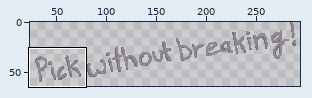
One commit to this pixel-art file: lockdeck/assets/menus/tutorial_text.aseprite. Above: a wide view before the commit, with the close-up outlined.
Close-up. Old version:
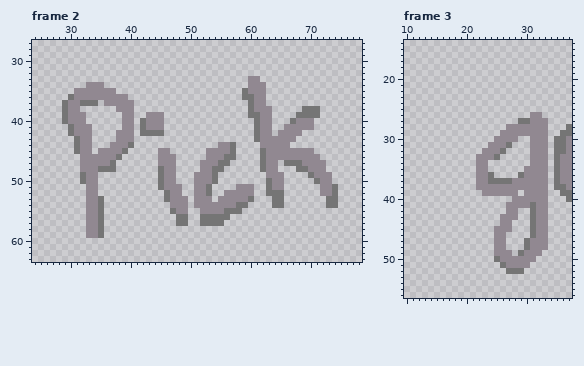
320x64 pixels, 4 frames. Shown: frame 2: x 24..78, y 27..63; frame 3: x 10..37, y 14..56. The wide view leaves out empty margins.
Once edited:
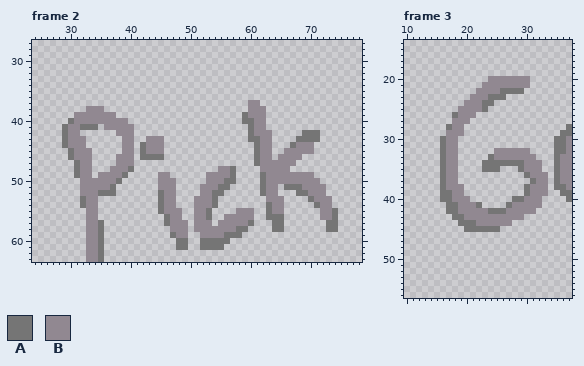
Palette (. is transparent): A #757575  B #918891
Diff:
--- frame 2, layers "Layer 2", "Layer 1"
@@ x 24..78 @@
 32 .......................................................
-33 ....................................BB.................
-34 .........BBB........................BBB................
-35 .......BBBBBBB.....................ABBB................
-36 ......ABBBBBBBBB...................AABB................
-37 .....ABBAAA.BBBBB...................ABB................
-38 .....ABB......BBB...................ABBB.....AAA.......
-39 .....ABBB......BB..BBB..............AABB....AAAA.......
-40 .....ABBB......BB.ABBB...............ABB...ABBB........
-41 ......ABBB.....BB.ABBB...............ABB..BBBBB........
-42 ......ABBB....BBB.AAAA...............ABB.BBBB..........
-43 .......ABB....BBB....................ABBBBBB...........
-44 .......ABB...BBBA..............BBA....BBBBB............
-45 .......ABB.BBBBA.....BB......BBBBA....ABBBBBBBB........
-46 ........BBBBBBA......BBB.....BBBAA....ABBBBBBBBB.......
-47 ........BBBBBA.......BBB....BBBAA.....ABB.AAABBBB......
-48 ........BBBAAA.......ABB....BBAA......ABB...AABBB......
-49 ........ABB..........ABB...BBBA........BBB....ABBB.....
-50 ........ABB..........ABB...BBBA........ABB.....ABB.....
-51 .........BB..........ABBB..BBA....BBB..ABB......BBA....
-52 .........BB...........ABB..BBA..BBBBB..AAA......BBA....
-53 .........BBA..........ABBB.BBB.BBBBBA...AA.......AA....
-54 .........BBA...........BBB.BBBBBBBAA....AA.......AA....
-55 .........BBA...........ABB..BBBBAAA....................
-56 .........BBA............AA..AAAAA......................
-57 .........BBA............AA..AAAA.......................
-58 .........BBA...........................................
-59 .........BBA...........................................
-60 .......................................................
-61 .......................................................
-62 .......................................................
-63 .......................................................
+33 .......................................................
+34 .......................................................
+35 .......................................................
+36 .......................................................
+37 ....................................BB.................
+38 .........BBB........................BBB................
+39 .......BBBBBBB.....................ABBB................
+40 ......ABBBBBBBBB...................AABB................
+41 .....ABBAAA.BBBBB...................ABB................
+42 .....ABB......BBB...................ABBB.....AAA.......
+43 .....ABBB......BB..BBB..............AABB....AAAA.......
+44 .....ABBB......BB.ABBB...............ABB...ABBB........
+45 ......ABBB.....BB.ABBB...............ABB..BBBBB........
+46 ......ABBB....BBB.AAAA...............ABB.BBBB..........
+47 .......ABB....BBB....................ABBBBBB...........
+48 .......ABB...BBBA..............BBA....BBBBB............
+49 .......ABB.BBBBA.....BB......BBBBA....ABBBBBBBB........
+50 ........BBBBBBA......BBB.....BBBAA....ABBBBBBBBB.......
+51 ........BBBBBA.......BBB....BBBAA.....ABB.AAABBBB......
+52 ........BBBAAA.......ABB....BBAA......ABB...AABBB......
+53 ........ABB..........ABB...BBBA........BBB....ABBB.....
+54 ........ABB..........ABB...BBBA........ABB.....ABB.....
+55 .........BB..........ABBB..BBA....BBB..ABB......BBA....
+56 .........BB...........ABB..BBA..BBBBB..AAA......BBA....
+57 .........BBA..........ABBB.BBB.BBBBBA...AA.......AA....
+58 .........BBA...........BBB.BBBBBBBAA....AA.......AA....
+59 .........BBA...........ABB..BBBBAAA....................
+60 .........BBA............AA..AAAAA......................
+61 .........BBA............AA..AAAA.......................
+62 .........BBA...........................................
+63 .........BBA...........................................
--- frame 3, layers "Layer 2", "Layer 1"
@@ x 10..37 @@
 19 ............................
-20 ............................
-21 ............................
-22 ............................
-23 ............................
-24 ............................
-25 ............................
-26 .....................BB.....
-27 ...................AABBB....
-28 .................BBBBBBB...A
-29 ................BBBBBBBB..AA
-30 ...............BBBB..BBB.AAB
-31 ..............BBBA...BBB.AAB
-32 .............BBBA....BBB.AAB
-33 ............BBBA.....BBB.ABB
-34 ............BB.......BBB.ABB
-35 ............BB......BBBB.ABB
-36 ............BBA....ABBBB.ABB
-37 ............BBAAAABBBBBB.ABB
-38 ............BBBBBBBBBBBB.AAB
-39 .............BBBBBB.BBBB..AA
-40 ..................BBBBBB...A
-41 .................BBBBABB....
-42 .................BB..ABB....
-43 ................BBB..ABB....
-44 ................BB...ABB....
-45 ...............BBB...ABB....
-46 ...............BB....ABB....
-47 ...............BB...ABBB....
-48 ...............BB...ABBB....
-49 ...............BBB.ABBB.....
-50 ...............ABBBBBB......
-51 ................ABBBB.......
-52 .................AAA........
+20 ..............BBBBBBB.......
+21 .............BBBBBBBB.......
+22 ............BBBBAAAA........
+23 ...........BBBAAA...........
+24 ..........BBBAA.............
+25 .........BBBBA..............
+26 ........ABBB................
+27 ........BBB.................
+28 .......ABB.................A
+29 .......BBB................AA
+30 ......ABB................AAB
+31 ......ABB................AAB
+32 ......ABB......BBBBBB....AAB
+33 ......ABB.....ABBBBBBB...ABB
+34 ......ABB....AAAAAAABBB..ABB
+35 ......ABB....AAA...ABBB..ABB
+36 ......ABB...........ABBB.ABB
+37 ......ABB............ABB.ABB
+38 ......ABBB..........ABBB.AAB
+39 ......AABB..........ABBB..AA
+40 ......AABBB.......AABBB....A
+41 .......AABBBA....ABBBBB.....
+42 .......AABBBBBAAABBBBB......
+43 ........AABBBBBBBBBB........
+44 .........AAABBBBBB..........
+45 ..........AAAAAA............
+46 ............................
+47 ............................
+48 ............................
+49 ............................
+50 ............................
+51 ............................
+52 ............................
 53 ............................
Where, in picture pixels (left, top, right, bottom), the same in both close-ups:
changed: (62, 76, 338, 262)
changed: (440, 76, 548, 274)
